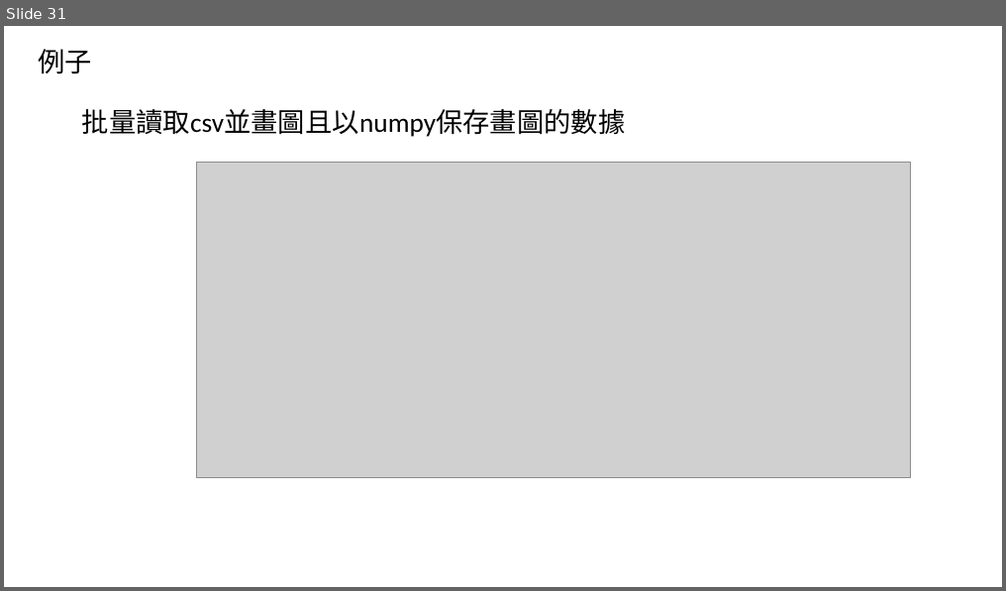
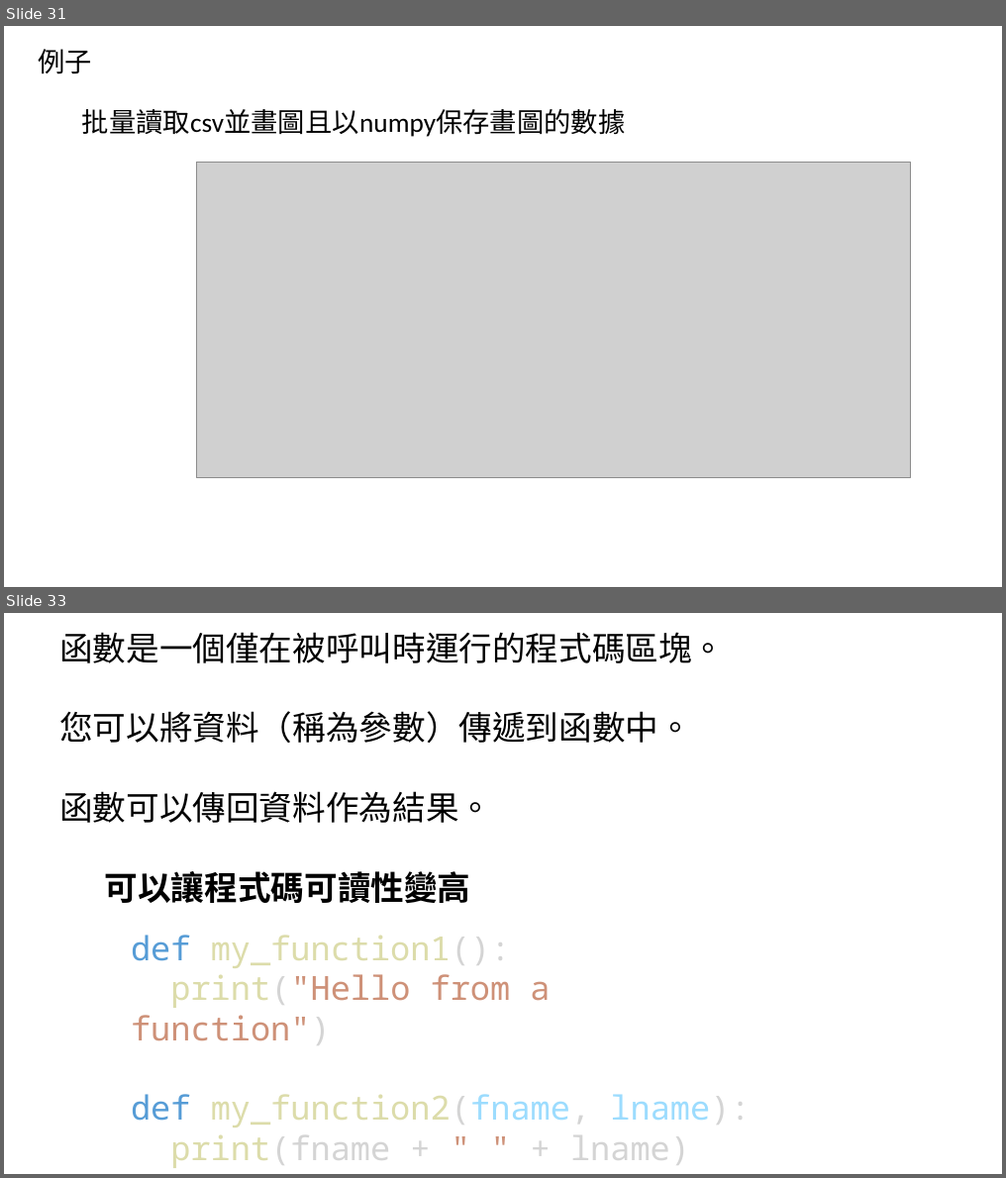
Before and after one commit to mike52ten11/python-data-analysis, a slide deck: python講義.pptx. Shown one above the other, each under a label of ours: slide 31 before the commit, slides 31 and 33 after it; the slides between them are not shown. The pictures are 1006x591 and 1006x1178 pixels, drawn with LibreOffice and Linux fonts; fonts in the diff are those of the drawing; grey boxes stand for pictures. Boxes give left, top, right and bottom in pixels: in the first picture for what was removed or moved away, otherwise in the second. Text is boxed around its words. In the diff, an @@ line names an element or a change of style, - is before the commit and + after.

```diff
--- a/python講義.pptx
+++ b/python講義.pptx
@@ slide 33 added at [4,613,1002,1174], background #FFFFFF @@
@@ text added at [59,632,725,903], 32 pt, text #000000 @@
+函數是一個僅在被呼叫時運行的程式碼區塊。
+您可以將資料（稱為參數）傳遞到函數中。
+函數可以傳回資料作為結果。
+可以讓程式碼可讀性變高
@@ text added at [131,935,749,1168], 32 pt, text #DCDCAA @@
+def my_function1():
+print("Hello from a function")
+def my_function2(fname, lname):
+print(fname + " " + lname)
```
Also in this commit, not shown: 4 other slides added, 1 slide removed, 19 other files.
